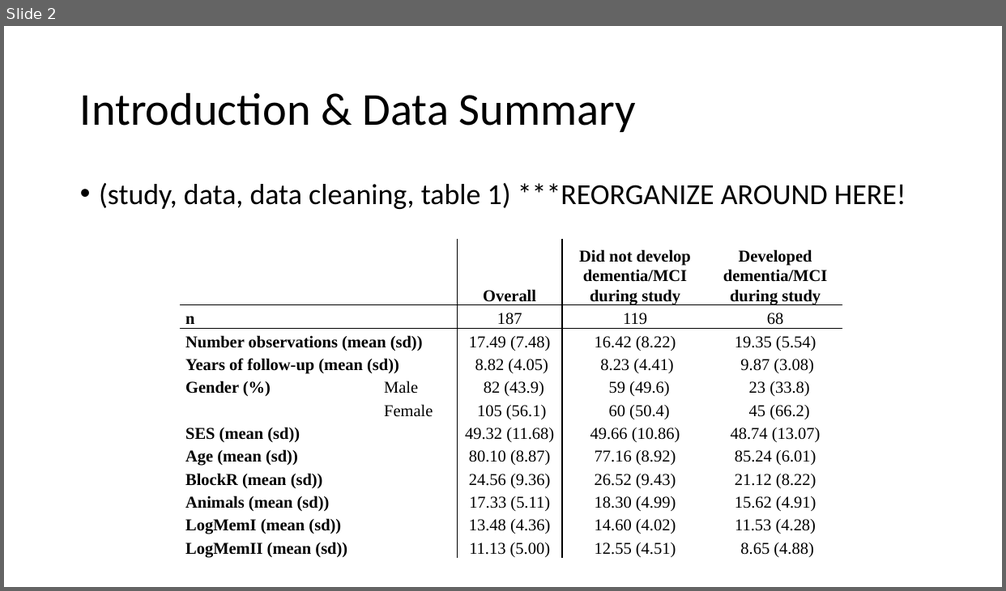
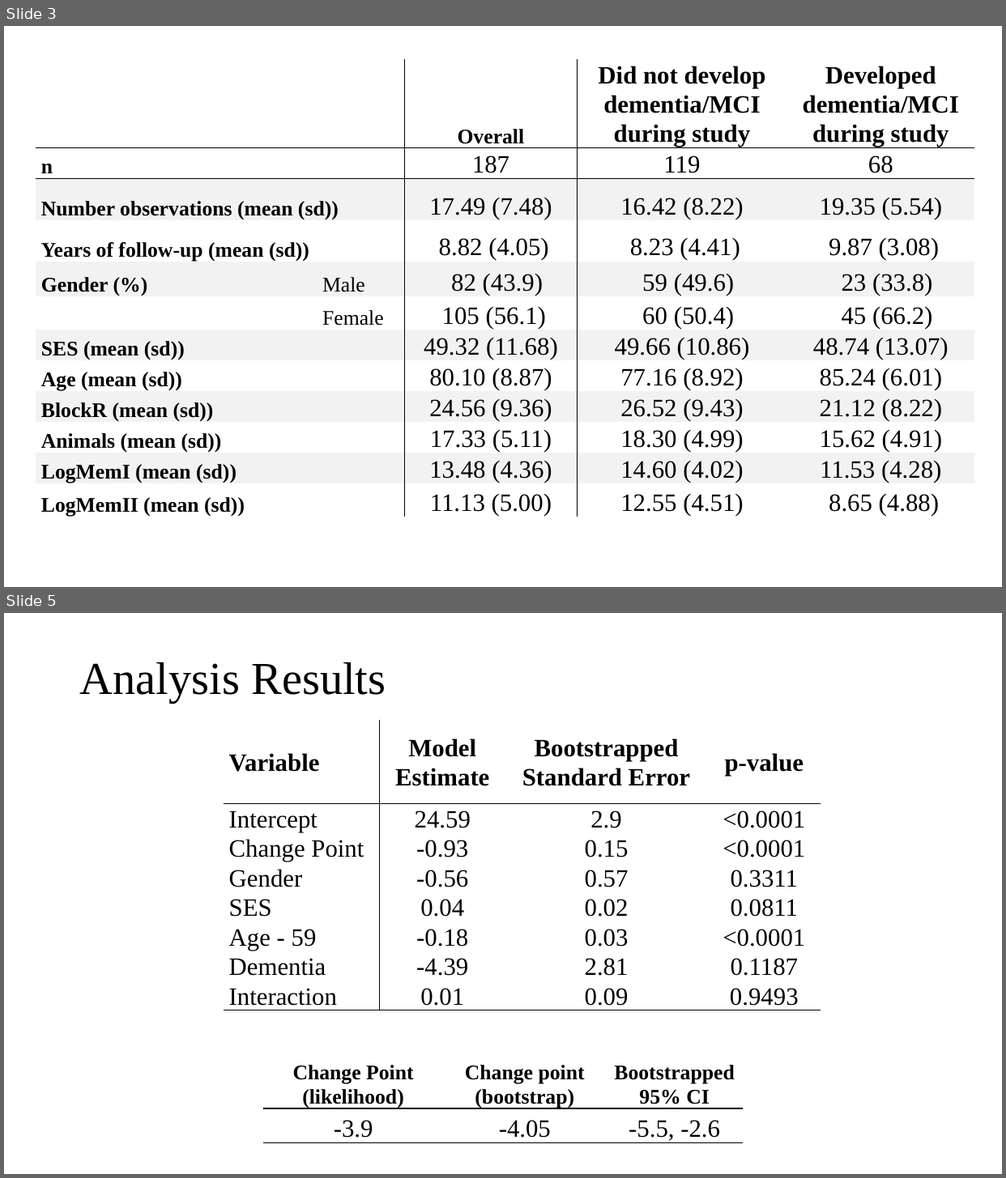
Before and after one commit to johnsra3/bios6623-johnsra3, a slide deck: Project3/Reports/Project 3 Final Presentation.pptx. Shown one above the other, each under a label of ours: slide 2 before the commit, slides 3 and 5 after it; the slides between them are not shown. The pictures are 1006x591 and 1006x1178 pixels, drawn with LibreOffice and Linux fonts; fonts in the diff are those of the drawing. Boxes give left, top, right and bottom in pixels: in the first picture for what was removed or moved away, otherwise in the second. Text is boxed around its words. In the diff, an @@ line names an element or a change of style, - is before the commit and + after.

Commit message:
Added results to presentation, updated tables in report

```diff
--- a/Project3/Reports/Project 3 Final Presentation.pptx
+++ b/Project3/Reports/Project 3 Final Presentation.pptx
@@ slide 5 added at (x1=4, y1=613, x2=1002, y2=1174), background #FFFFFF @@
@@ title added at (x1=80, y1=662, x2=386, y2=703), 44 pt, text #000000 @@
+Analysis Results
@@ table added at (x1=224, y1=720, x2=821, y2=1029), 8 rows, 4 columns @@
+Variable | Model Estimate | Bootstrapped Standard Error | p-value
+Intercept | 24.59 | 2.9 | <0.0001
+Change Point | -0.93 | 0.15 | <0.0001
+Gender | -0.56 | 0.57 | 0.3311
+SES | 0.04 | 0.02 | 0.0811
+Age - 59 | -0.18 | 0.03 | <0.0001
+Dementia | -4.39 | 2.81 | 0.1187
+Interaction | 0.01 | 0.09 | 0.9493
@@ table added at (x1=263, y1=1042, x2=743, y2=1144), 2 rows, 3 columns @@
+Change Point (likelihood) | Change point (bootstrap) | Bootstrapped 95% CI
+-3.9 | -4.05 | -5.5, -2.6
@@ what was slide 2 is now slide 3 @@
@@ slide 3 changed as well @@
@@ table at (x1=36, y1=60, x2=975, y2=531) @@
+column 2:  |  |  |  |  |  |  |  |  |  |  | 
@@ table resized from (x1=180, y1=238, x2=842, y2=561) to (x1=36, y1=60, x2=975, y2=531) @@
@@ title removed at (x1=80, y1=92, x2=636, y2=132) @@
-Introduction & Data Summary
@@ text removed at (x1=99, y1=183, x2=906, y2=209) @@
-• (study, data, data cleaning, table 1) ***REORGANIZE AROUND HERE!
```
Also in this commit, not shown: 1 other slide changed, 3 other slides added, 4 slides removed, 11 other files.
